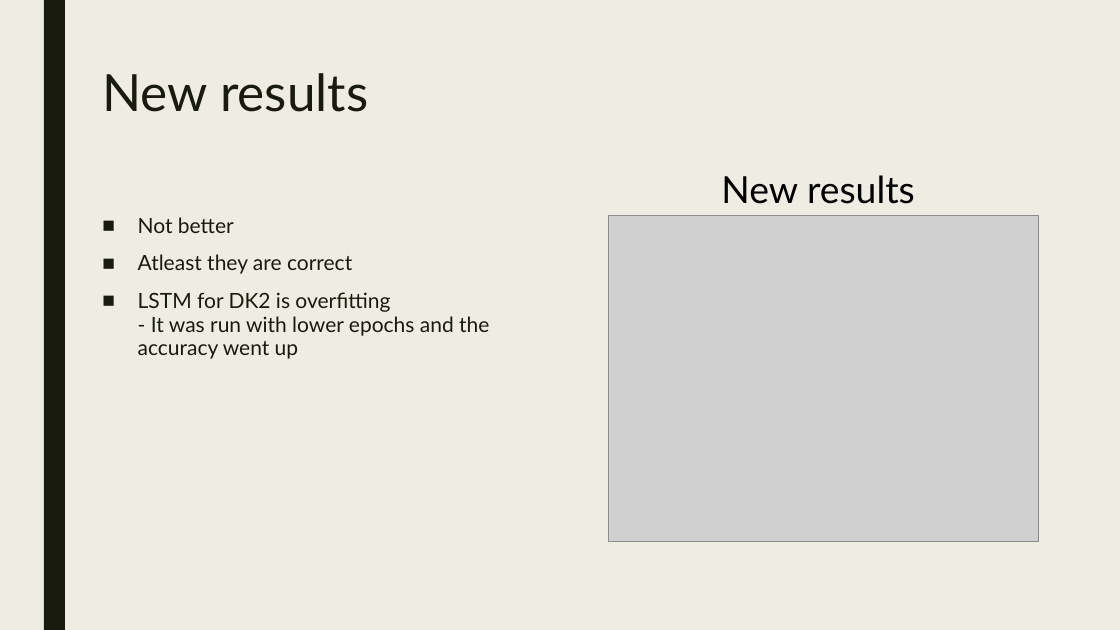
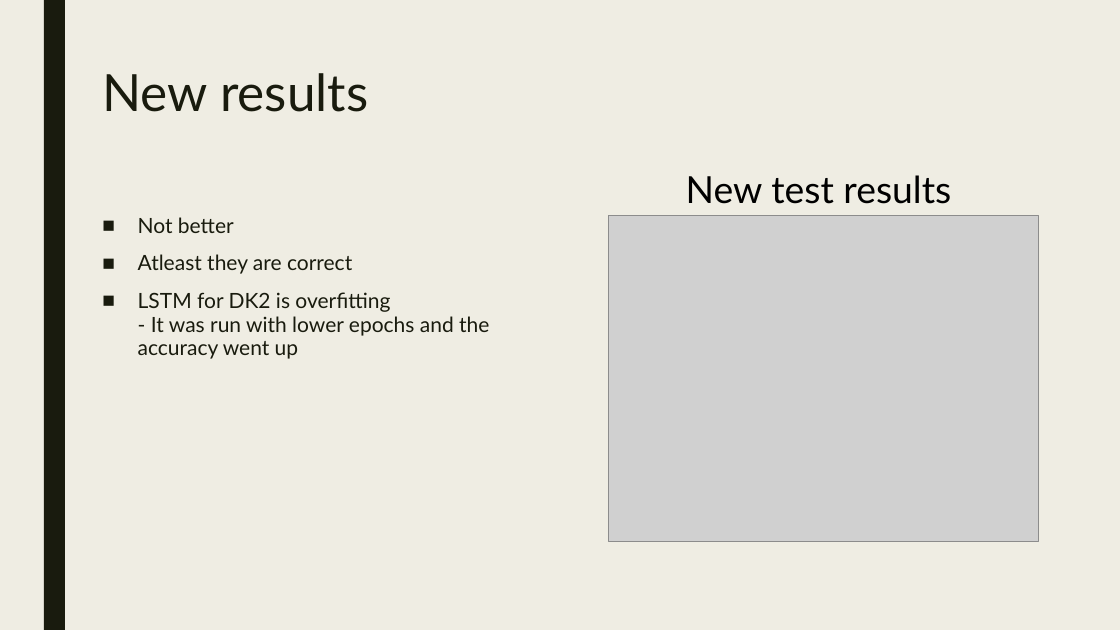
Before and after one commit to mathh17/Speciale, a slide deck: slide 18 of PP/Exploring climate data’s relevance to predict energy consumption.pptx. Drawn at 1120x630 pixels with LibreOffice and Linux fonts; fonts in the diff are those of the drawing; grey boxes stand for pictures. Boxes give left, top, right and bottom in pixels: in the first picture for what was removed or moved away, otherwise in the second. Text is boxed around its words. In the diff, an @@ line names an element or a change of style, - is before the commit and + after.

```diff
--- a/PP/Exploring climate data’s relevance to predict energy consumption.pptx
+++ b/PP/Exploring climate data’s relevance to predict energy consumption.pptx
@@ text at box(686, 175, 951, 204): text changed @@
-New results
+New test results
```
Also in this commit, not shown: 2 other slides changed.
